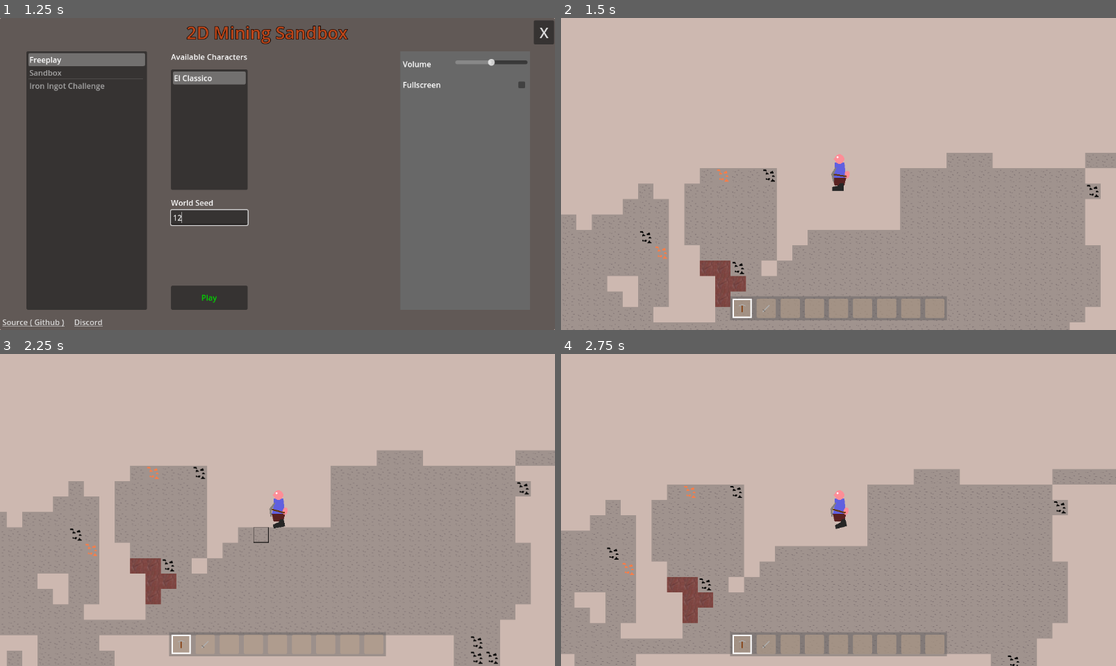
Above: before the commit, frames 1-4 (two rows, left to right).
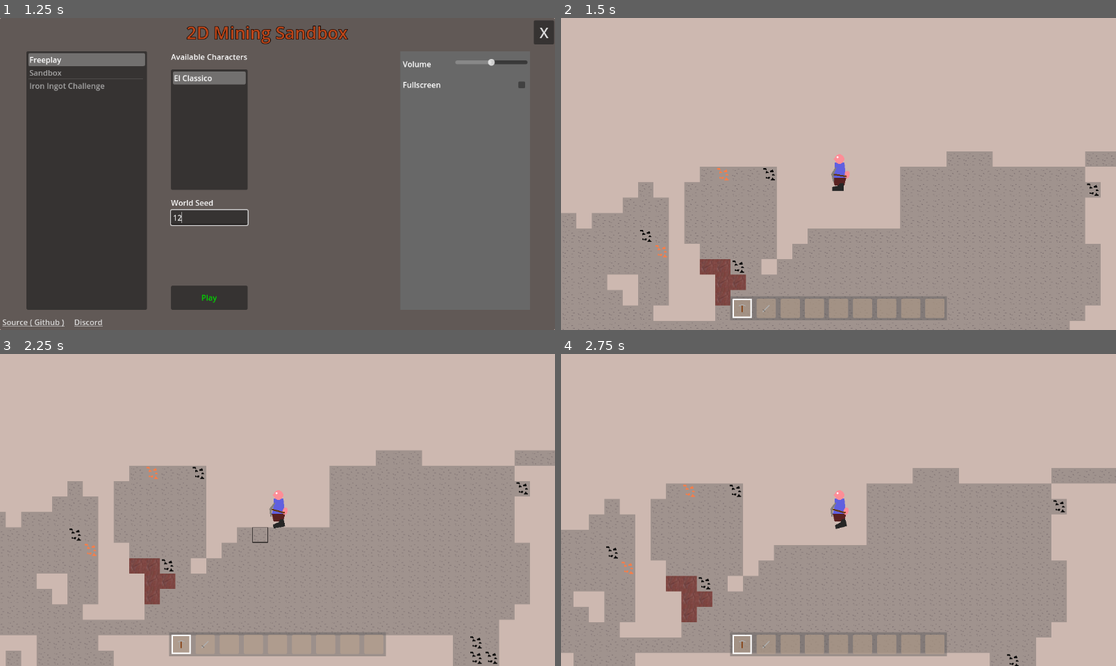
Above: after the commit, the same moments.

Repository: Griiimon/2D-Mining-Sandbox
Game: Godot game, scene res://game/startup.tscn
Same seed, same stepped clock (60 frames per second), same inputs: the game is played once before the commit and once after it. The engine's default icon, where the game draws it, is replaced by a stand-in: a white triangle on a blue panel in a dark square.
Inputs (mouse positions are in pixels of both pictures, inside the frame that each line leads up to):
- Up to frame 1 (1.25 s): click (210, 217) at 0.52 s; type "12" at 0.6 s
- Up to frame 2 (1.5 s): click "Play" at 1.25 s
- Up to frame 3 (2.25 s): tap Enter at 2 s; move the mouse to (183, 644) at 2.02 s; hold D (right) from 2.03 s (still down); click (183, 644) at 2.1 s
- Up to frame 4 (2.75 s): keep holding D (right); tap Up (jump) at 2.27 s

Frame 1 is identical in both runs. In frame 2, 1.9% of the frame differs, in the area x 0-100%, y 42-100%; in frame 3, 0.8%; in frame 4, 2.1%, in the area x 0-100%, y 36-100%.

Commit message:
remove smoother node

Diff:
--- a/game/scenarios/base_scenario.tscn
+++ b/game/scenarios/base_scenario.tscn
@@ -1,25 +1,13 @@
-[gd_scene load_steps=9 format=3 uid="uid://c510uo66y1t16"]
+[gd_scene load_steps=6 format=3 uid="uid://c510uo66y1t16"]
 
 [ext_resource type="Script" path="res://game/scenarios/base_scenario.gd" id="1_1t407"]
-[ext_resource type="Script" path="res://game/components/smoother.gd" id="2_l1b4t"]
 [ext_resource type="PackedScene" uid="uid://dbdvl22708gp" path="res://utils/level editor/level_editor.tscn" id="4_2le7v"]
 [ext_resource type="PackedScene" uid="uid://dc0j27pwmaoye" path="res://game/world/world.tscn" id="5_suwde"]
 [ext_resource type="PackedScene" uid="uid://rulbjxj13xn7" path="res://game/scenarios/scenario_ui.tscn" id="5_v74o5"]
 [ext_resource type="Script" path="res://game/ui/camera.gd" id="7_5xy13"]
 
-[sub_resource type="TileSetAtlasSource" id="TileSetAtlasSource_jukaa"]
-
-[sub_resource type="TileSet" id="TileSet_2q4vh"]
-tile_size = Vector2i(32, 32)
-physics_layer_0/collision_layer = 1
-sources/0 = SubResource("TileSetAtlasSource_jukaa")
-
 [node name="Base Scenario" type="Node"]
 script = ExtResource("1_1t407")
-
-[node name="Smoother" type="Node" parent="."]
-script = ExtResource("2_l1b4t")
-smooth_parent = false
 
 [node name="World" parent="." instance=ExtResource("5_suwde")]
 generator = null
@@ -29,7 +17,6 @@
 speed = 1000.0
 
 [node name="Level Editor" parent="." instance=ExtResource("4_2le7v")]
-tile_set = SubResource("TileSet_2q4vh")
 
 [node name="UI" parent="." instance=ExtResource("5_v74o5")]
 
--- a/game/scenarios/built in/freeplay/freeplay.tscn
+++ b/game/scenarios/built in/freeplay/freeplay.tscn
@@ -1,10 +1,9 @@
-[gd_scene load_steps=11 format=3 uid="uid://cdykicosk4xdy"]
+[gd_scene load_steps=10 format=3 uid="uid://cdykicosk4xdy"]
 
 [ext_resource type="Script" path="res://game/game.gd" id="1_blqru"]
 [ext_resource type="Script" path="res://game/cheats.gd" id="2_43t25"]
 [ext_resource type="Script" path="res://game/game_settings.gd" id="2_kke0s"]
 [ext_resource type="PackedScene" uid="uid://baufx6u2wjni6" path="res://game/player/characters/El Classico/el_classico.tscn" id="4_pra6c"]
-[ext_resource type="Script" path="res://game/components/smoother.gd" id="5_cu3wh"]
 [ext_resource type="Script" path="res://game/ui/camera.gd" id="5_jn5ho"]
 [ext_resource type="PackedScene" uid="uid://dc0j27pwmaoye" path="res://game/world/world.tscn" id="5_xagwd"]
 [ext_resource type="Resource" uid="uid://cdcf6aptu5uo4" path="res://game/world/terrain generator/generators/large_caves.tres" id="6_45tpe"]
@@ -29,10 +28,6 @@
 can_toggle_cheats = false
 player_scene = ExtResource("4_pra6c")
 
-[node name="Smoother" type="Node" parent="."]
-script = ExtResource("5_cu3wh")
-smooth_parent = false
-
 [node name="World" parent="." instance=ExtResource("5_xagwd")]
 generator = ExtResource("6_45tpe")
 
--- a/game/scenarios/built in/sandbox/sandbox.tscn
+++ b/game/scenarios/built in/sandbox/sandbox.tscn
@@ -1,9 +1,8 @@
-[gd_scene load_steps=8 format=3 uid="uid://d1y4833ux4p2k"]
+[gd_scene load_steps=7 format=3 uid="uid://d1y4833ux4p2k"]
 
 [ext_resource type="Script" path="res://game/scenarios/built in/sandbox/sandbox.gd" id="1_8m8iv"]
 [ext_resource type="Resource" uid="uid://dvlmv8v3wa81s" path="res://game/scenarios/built in/sandbox/game_settings.tres" id="2_qvjvu"]
 [ext_resource type="PackedScene" uid="uid://baufx6u2wjni6" path="res://game/player/characters/El Classico/el_classico.tscn" id="4_kgs5o"]
-[ext_resource type="Script" path="res://game/components/smoother.gd" id="4_syows"]
 [ext_resource type="PackedScene" uid="uid://dc0j27pwmaoye" path="res://game/world/world.tscn" id="5_gsgo2"]
 [ext_resource type="Resource" uid="uid://cdcf6aptu5uo4" path="res://game/world/terrain generator/generators/large_caves.tres" id="6_u73xu"]
 [ext_resource type="Script" path="res://game/ui/camera.gd" id="7_ak5w1"]
@@ -14,10 +13,6 @@
 settings = ExtResource("2_qvjvu")
 player_scene = ExtResource("4_kgs5o")
 
-[node name="Smoother" type="Node" parent="."]
-script = ExtResource("4_syows")
-smooth_parent = false
-
 [node name="World" parent="." instance=ExtResource("5_gsgo2")]
 generator = ExtResource("6_u73xu")
 
--- a/game/test_game.tscn
+++ b/game/test_game.tscn
@@ -9,7 +9,6 @@
 [ext_resource type="Script" path="res://game/ui/camera.gd" id="8_3qg1m"]
 [ext_resource type="Resource" uid="uid://coin0o2iwsbjj" path="res://game/world/terrain generator/generators/stone_only.tres" id="8_4yhic"]
 [ext_resource type="PackedScene" uid="uid://xkfp7o6wk8ur" path="res://game/mobs/dummy/dummy.tscn" id="10_upluk"]
-[ext_resource type="Script" path="res://game/components/smoother.gd" id="11_bigy6"]
 [ext_resource type="PackedScene" uid="uid://dx7aae3y68pyh" path="res://game/mobs/bat/bat.tscn" id="12_vyhcf"]
 
 [sub_resource type="Resource" id="Resource_bmphr"]
@@ -32,10 +31,6 @@
 cheats = SubResource("Resource_g2rh2")
 player_scene = ExtResource("5_0set7")
 
-[node name="Smoother" type="Node" parent="."]
-script = ExtResource("11_bigy6")
-smooth_parent = false
-
 [node name="World" parent="." instance=ExtResource("6_dkwx3")]
 generator = ExtResource("8_4yhic")
 
Not shown: 1 places in game/test_game.tscn that only renumber resources
